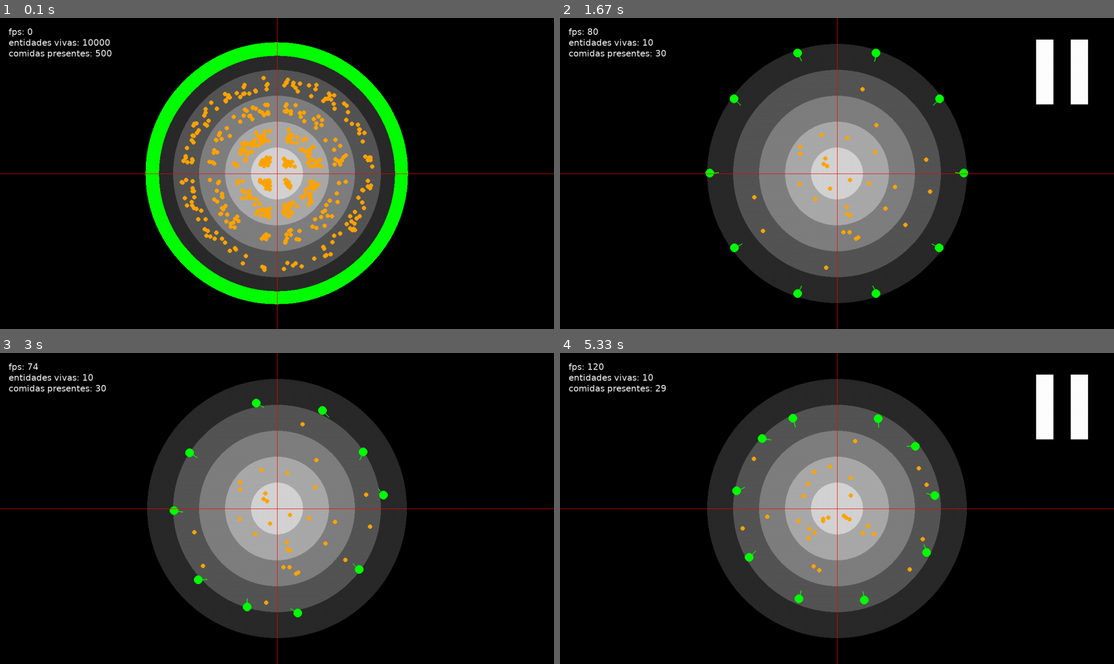
Above: before the commit, frames 1-4 (two rows, left to right).
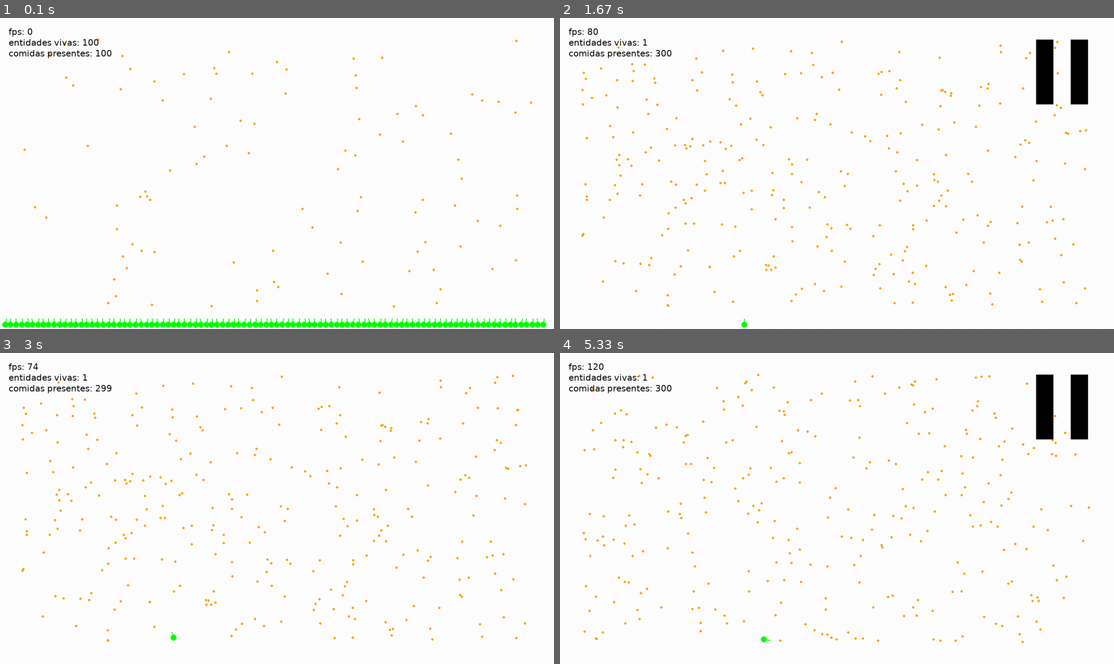
Above: after the commit, the same moments.

Repository: GabrielSaH/Natural-Selection-Simulator
Game: pygame game, started from main.py
Same seed, same stepped clock (60 frames per second), same inputs: the game is played once before the commit and once after it.
Inputs:
- Up to frame 1 (0.1 s): no input
- Up to frame 2 (1.67 s): tap Space at 0.33, 0.73, 1.03, 1.23, 1.57 s; hold R from 1.5 s (still down); hold Right from 1.5 s (still down)
- Up to frame 3 (3 s): tap Space at 1.87, 2.07, 2.37, 2.57, 2.87 s; release R at 1.97 s; release Right at 1.97 s; hold Right 2-2.47 s; hold Left from 2.5 s (still down)
- Up to frame 4 (5.33 s): release Left at 3.03 s; hold Down 3.07-3.37 s; tap Space at 3.13, 3.47, 3.77, 3.9, 4.63, 4.93, 5.3 s; tap R at 4.23 s; hold Right 4.57-5.2 s; hold Down from 5.23 s (still down)

The runs differ from the first frame. In frame 1, 100% of the frame differs, in the area x 0-100%, y 0-100%; in frame 2, 100%; in frame 3, 100%; in frame 4, 100%.

Commit message:
Modificando a arena

Diff:
--- a/Configuration.py
+++ b/Configuration.py
@@ -5,6 +5,6 @@
 y = 720
 screen = pygame.display.set_mode((x, y))
 clock = pygame.time.Clock()
-food_radius = 5
-entity_radius = 10
+food_radius = 3
+entity_radius = 7
 quantity_circles = 5
--- a/Entities/Entity.py
+++ b/Entities/Entity.py
@@ -1,15 +1,16 @@
 import pygame
-from math import sin, cos, radians, sqrt, atan2, pi
+import Configuration as configuration
+from math import sin, cos, radians, sqrt, atan2, pi, acos, degrees
 import numpy as np
 
 class Entity:
 
-    def __init__(self, screen, position_x, position_y, vision_angle):
+    def __init__(self, position_x, position_y, vision_angle):
         self.alive = True
-        self.radius = 10
+        self.radius = configuration.entity_radius
         self.position_x = position_x
         self.position_y = position_y
-        self.screen = screen
+        self.screen = configuration.screen
         self.vision_angle = vision_angle
         self.target_vision_angle = self.vision_angle
         self.food_eaten = 0
@@ -18,6 +19,7 @@
         return [self.position_x, self.position_y]
 
     def move(self, possible_foods):
+
 
         if len(possible_foods) != 0:
             closer_food = [possible_foods[0].getPosition()[0], possible_foods[0].getPosition()[1]]
@@ -32,24 +34,40 @@
                     closer_distance = actual_distance
                     closer_food = [x, y]
 
-            distance_x = closer_food[0] - self.position_x
-            distance_y = closer_food[1] - self.position_y
+            vec1 = [ closer_food[0] - self.position_x, self.position_y - closer_food[1] ]
+            vec2 = [1,0]
 
-            delta_x = distance_x / closer_distance
-            delta_y = distance_y / closer_distance
+            produto_escalar = vec1[0] * vec2[0] + vec1[1] * vec2[1]
+            modulo_vec1 = sqrt(vec1[0] * vec1[0] + vec1[1] * vec1[1])
+            modulo_vec2 = sqrt(vec2[0] * vec2[0] + vec2[1] * vec2[1])
 
-            #angle = atan2(distance_y, distance_x)
-            #angle = angle * 180 / pi
+            angulo =  degrees (acos(produto_escalar / (modulo_vec1 * modulo_vec2)))
 
-            #self.target_vision_angle = angle
-            self.position_x += delta_x
-            self.position_y += delta_y
+            if self.position_y < closer_food[1]:
+                angulo = -angulo
+
+            self.target_vision_angle = angulo
+
+
+            if (self.vision_angle - self.target_vision_angle) * (self.vision_angle - self.target_vision_angle) <= 25:
+                self.vision_angle = self.target_vision_angle
+            if self.vision_angle > self.target_vision_angle:
+                self.vision_angle -= 5
+            elif self.vision_angle < self.target_vision_angle:
+                self.vision_angle += 5
+
+
+            self.position_x += cos(radians(self.vision_angle))
+            self.position_y -= sin(radians(self.vision_angle))
         else:
             if self.vision_angle == self.target_vision_angle:
                 if np.random.randint(0, 2):
                     self.target_vision_angle += np.random.randint(10, 21)
                 else:
                     self.target_vision_angle -= np.random.randint(10, 21)
+
+            if (self.vision_angle - self.target_vision_angle) * (self.vision_angle - self.target_vision_angle) <= 25:
+                self.vision_angle = self.target_vision_angle
 
             if self.vision_angle > self.target_vision_angle:
                 self.vision_angle -= 1
@@ -59,13 +77,14 @@
             self.position_x += cos(radians(self.vision_angle))
             self.position_y -= sin(radians(self.vision_angle))
 
+
     def draw(self):
         pygame.draw.circle(self.screen, "green", self.getPosition(), self.radius)
         pygame.draw.line(self.screen, "green", self.getPosition(), self.frontLine(), 2)
 
     def frontLine(self):
-        x = self.position_x + cos(radians(self.vision_angle)) * 20
-        y = self.position_y - sin(radians(self.vision_angle)) * 20
+        x = self.position_x + cos(radians(self.vision_angle)) * self.radius * 2
+        y = self.position_y - sin(radians(self.vision_angle)) * self.radius * 2
         return [x, y]
 
     def distanceBetween(self, position_x, position_y):
--- a/Entities/Food.py
+++ b/Entities/Food.py
@@ -6,44 +6,13 @@
 
 class Food:
 
-    def __init__(self, screen, arena_radius, initial_position, color):
-        food_center_distance = np.random.randint(10, arena_radius * (4/5))
-        food_angle = np.random.randint(0,361)
-
-        self.position_x = cos(food_angle) * food_center_distance + initial_position[0]
-        self.position_y = initial_position[1] - sin(food_angle) * food_center_distance
-        self.screen = screen
-        self.radius = 5
+    def __init__(self, initial_position, color):
+        self.position_x = initial_position[0]
+        self.position_y = initial_position[1]
+        self.screen = configuration.screen
+        self.radius = configuration.food_radius
         self.devoured = False
-        self.arena_radius = arena_radius
         self.color = color
-        self.spawn(initial_position)
-
-    def spawn(self, initial_position, recursive = False):
-        sum_radius = configuration.entity_radius + configuration.food_radius
-        if recursive:
-            food_radius = np.random.randint(60, self.arena_radius * (4/5))
-            food_angle = np.random.randint(0,361)
-            self.position_x = cos(food_angle) * food_radius + initial_position[0]
-            self.position_y = initial_position[1] - sin(food_angle) * food_radius
-
-        if abs(self.position_x - initial_position[0]) <= sum_radius:
-            if self.position_x > initial_position[0]:
-                self.position_x += np.random.randint(sum_radius, sum_radius + 5)
-            else:
-                self.position_x -= np.random.randint(sum_radius, sum_radius + 5)
-
-        if abs(self.position_y - initial_position[1]) <= sum_radius:
-            if self.position_y > initial_position[1]:
-                self.position_y += np.random.randint(sum_radius, sum_radius + 5)
-            else:
-                self.position_y -= np.random.randint(sum_radius, sum_radius + 5)
-
-        distance = sqrt((initial_position[0] - self.position_x) ** 2 + (initial_position[1] - self.position_y) ** 2)
-
-        for i in range(0, configuration.quantity_circles):
-            if abs(distance - (300 - (60 * i))) <= sum_radius:
-                self.spawn(initial_position, recursive=True)
 
     def draw(self):
         pygame.draw.circle(self.screen, self.color, [self.position_x, self.position_y], self.radius)
--- a/Entities/Simulation.py
+++ b/Entities/Simulation.py
@@ -2,13 +2,14 @@
 import Entities.Food as Food
 import pygame
 import Configuration as configuration
-from math import cos,sin,radians,floor,sqrt
+from math import cos,sin,radians,floor,sqrt,ceil
+import numpy as np
 
 class Simulation:
 
     def __init__(self, entity_quantity, food_quantity, arena_radius):
 
-        self.global_food = [ [[], [], [], [], []]  , [[], [], [], [], []],   [[], [], [], [], []] , [[], [], [], [], []] ]
+        self.global_food = [[[] for row in range(20)] for column in range(ceil(configuration.y / (configuration.x / 20)))]
         self.arena_radius = arena_radius
         self.entity_list = []
         self.food_list = []
@@ -22,7 +23,7 @@
 
     def startRound(self, entity_quantity, food_quantity, restart = True):
         if restart:
-            self.global_food = [ [[], [], [], [], []]  , [[], [], [], [], []],   [[], [], [], [], []] , [[], [], [], [], []] ]
+            self.global_food = [[[] for row in range(20)] for column in range(ceil(configuration.y / (configuration.x / 20)))]
             self.entity_list = []
             self.food_list = []
             self.food_quantity = food_quantity
@@ -31,88 +32,66 @@
             self.entity_quantity_alive = entity_quantity
 
 
-        for i in range(entity_quantity):
-            position_x = configuration.x / 2 + cos(radians((360 / entity_quantity) * i)) * (self.arena_radius - 2)
-            position_y = configuration.y / 2 - sin(radians((360 / entity_quantity) * i)) * (self.arena_radius - 2)
-
-            self.entity_list.append(Entity.Entity(configuration.screen, position_x,position_y, 180 + (360 / entity_quantity) * i))
+        for i in range(1, entity_quantity + 1):
+            position_x = i * (configuration.x / (entity_quantity + 2))
+            self.entity_list.append(Entity.Entity(position_x, configuration.y - 5, 90))
 
         for c in range(food_quantity):
-            self.food_list.append(Food.Food(configuration.screen, self.arena_radius, [configuration.screen.get_size()[0] / 2, configuration.screen.get_size()[1] / 2], "orange"))
+            food_x = np.random.randint(50,configuration.x - 50)
+            food_y = np.random.randint(50, configuration.y - 50)
 
-        for food_for in self.food_list:
-            food_x = food_for.getPosition()[0]
-            food_y = food_for.getPosition()[1]
-            center_distance = sqrt((food_x - (configuration.x / 2)) ** 2 + (food_y - (configuration.y / 2)) ** 2)
-            food_circle = floor( center_distance / 60)
+            food = Food.Food([food_x, food_y], "orange")
 
+            self.global_food[floor(food_y / (configuration.x / 20))][floor(food_x / (configuration.x / 20))].append(food)
 
-            if food_x > configuration.x / 2:
-                if food_y < configuration.y / 2:
-                    self.global_food[0][food_circle].append(food_for)
-                if food_y > configuration.y / 2:
-                    self.global_food[3][food_circle].append(food_for)
-
-            if food_x < configuration.x / 2:
-                if food_y < configuration.y / 2:
-                    self.global_food[1][food_circle].append(food_for)
-                if food_y > configuration.y / 2:
-                    self.global_food[2][food_circle].append(food_for)
-
-
-
-        self.drawArena()
         self.drawFoods()
         self.drawEntities()
 
         pygame.display.flip()
 
-    def drawArena(self):
-        pygame.draw.circle(configuration.screen, "white", [configuration.x / 2, configuration.y / 2], self.arena_radius)
-
     def drawFoods(self):
-        for food in self.food_list:
-            if not food.devoured:
-                food.draw()
+        for column in self.global_food:
+            for row in column:
+                for food in row:
+                    if not food.devoured:
+                        food.draw()
 
     def drawEntities(self):
         for entity in self.entity_list:
             entity.draw()
 
     def drawHemispheres(self):
-        pygame.draw.line(configuration.screen, "red", [0, configuration.y / 2], [configuration.x, configuration.y / 2])
-        pygame.draw.line(configuration.screen, "red", [configuration.x / 2, 0], [configuration.x / 2, configuration.y])
+        x = 20
+        block_size = configuration.x / x
+        for row in range(x):
+           #esquerda para direita
+            pygame.draw.line(configuration.screen, "black", [0, row * block_size], [configuration.x, row * block_size])
 
-    def drawCircles(self):
-        for i in range(5, 0, -1):
-            color = 255 - (255 / 6) * i
-            radius = (self.arena_radius / 5) * i
-            pygame.draw.circle(configuration.screen, [color, color, color], [configuration.x / 2, configuration.y / 2], radius)
+           #cima para baixo
+            pygame.draw.line(configuration.screen, "black", [row * block_size,0], [row * block_size, configuration.y])
 
     def tick(self, collision = True):
         for entity in self.entity_list:
             entity.draw()
 
-            temp = self.getArea(entity)
-            quadrant = temp[0]
-            area = temp[1]
+            if entity.alive:
 
-            possible_foods = self.global_food[quadrant][area]
+                position = entity.getPosition()
 
-            if entity.alive:
-                if entity.distanceBetween(configuration.x / 2, configuration.y / 2) < self.arena_radius - 1:
-                    entity.move(possible_foods)
+                if (2 < position[0] < configuration.x) and (0 < position[1] < configuration.y) :
+                    temp = self.getMatrixPosition(entity)
+                    entity.move(self.global_food[temp[0]][temp[1]])
                     if collision:
-                        self.collision(entity, quadrant, area)
+                        self.collision(entity, temp[0], temp[1])
                 else:
                     entity.alive = False
                     self.entity_quantity_alive -= 1
 
-    def collision(self, entity, quadrant, area):
+    def collision(self, entity, column, row):
         ent_x = entity.getPosition()[0]
         ent_y = entity.getPosition()[1]
 
-        for index, food_for in enumerate(self.global_food[quadrant][area]):
+        for index, food_for in enumerate(self.global_food[column][row]):
             if not food_for.devoured:
                 food_x = food_for.position_x
                 food_y = food_for.position_y
@@ -122,14 +101,15 @@
                     food_for.devoured = True
                     self.food_quantity_present -= 1
                     entity.food_eaten += 1 # when food is eaten, it adds to invetory
-                    del self.global_food[quadrant][area][index]
+                    del self.global_food[column][row][index]
+
                 if self.show_render:
                     pygame.draw.line(configuration.screen, "blue", [ent_x, ent_y], [food_x, food_y])
 
     def drawStatistics(self, position):
         font = pygame.font.SysFont("Verdana", 20)
-        text_entities = font.render(f'entidades vivas: {str(self.entity_quantity_alive)}',True, "white")
-        text_food = font.render(f'comidas presentes: {str(self.food_quantity_present)}',True, "white")
+        text_entities = font.render(f'entidades vivas: {str(self.entity_quantity_alive)}',True, "black")
+        text_food = font.render(f'comidas presentes: {str(self.food_quantity_present)}',True, "black")
 
         configuration.screen.blit(text_entities, position)
         configuration.screen.blit(text_food, [position[0], position[1] + 25])
@@ -148,22 +128,6 @@
             else:                           # dies
                 self.entity_quantity -= 1
 
-    def getArea(self, entity):
-        center_distance = sqrt((entity.position_x - (configuration.x / 2)) ** 2 + (entity.position_y - (configuration.y / 2)) ** 2)
-        entity.circle = floor( center_distance / 60)
-        quadrant = 0
-        area = entity.circle
-
-        if entity.position_x > configuration.x / 2:
-            if entity.position_y < configuration.y / 2:
-                quadrant = 0
-            if entity.position_y > configuration.y / 2:
-                quadrant = 3
-
-        if entity.position_x < configuration.x / 2:
-            if entity.position_y < configuration.y / 2:
-                quadrant = 1
-            if entity.position_y > configuration.y / 2:
-                quadrant = 2
-
-        return [quadrant, area]
+    def getMatrixPosition(self, entity):
+        ent_position = entity.getPosition()
+        return [floor(ent_position[1] / (configuration.x / 20)), floor(ent_position[0] / (configuration.x / 20))]
--- a/Entities/fps.py
+++ b/Entities/fps.py
@@ -8,8 +8,8 @@
     def __init__(self, position):
         self.clock = Configuration.clock
         self.font = pygame.font.SysFont("Verdana", 20)
-        self.text = self.font.render(f'fps: {str(round(self.clock.get_fps()))}',True, "white")
+        self.text = self.font.render(f'fps: {str(round(self.clock.get_fps()))}',True, "black")
         self.position = position
     def draw(self):
-        self.text = self.font.render(f'fps: {str(round(self.clock.get_fps()))}',True, "white")
+        self.text = self.font.render(f'fps: {str(round(self.clock.get_fps()))}',True, "black")
         Configuration.screen.blit(self.text, self.position)
--- a/Helpers/PyGameHelper.py
+++ b/Helpers/PyGameHelper.py
@@ -6,8 +6,8 @@
     first_rectangle = pygame.Rect(1100,50,40,150)
     second_rectangle = pygame.Rect(1180,50,40,150)
 
-    pygame.draw.rect(window, "white", first_rectangle)
-    pygame.draw.rect(window, "white", second_rectangle)
+    pygame.draw.rect(window, "black", first_rectangle)
+    pygame.draw.rect(window, "black", second_rectangle)
 
     pygame.display.flip()
 
--- a/main.py
+++ b/main.py
@@ -4,7 +4,7 @@
 import Configuration as configuration
 import pygame
 
-simulation = Simulation.Simulation(10000, 500, 300)
+simulation = Simulation.Simulation(100 , 100, 300)
 
 running = True
 
@@ -12,7 +12,7 @@
 
 fps_limit = 60
 
-show_render_division = True
+show_render_division = False
 
 while running:
     #PyGameHelper.pause(configuration.screen)
@@ -41,13 +41,9 @@
                 show_render_division = not show_render_division # turns on dev view
 
             if event.key == pygame.K_r:
-                simulation.startRound(10,30) # restart simulation
+                simulation.startRound(1,300) # restart simulation
 
-    configuration.screen.fill("black")
-
-    simulation.drawArena()
-
-    if show_render_division: simulation.drawCircles()
+    configuration.screen.fill("WHITE")
 
     simulation.drawFoods()
 
